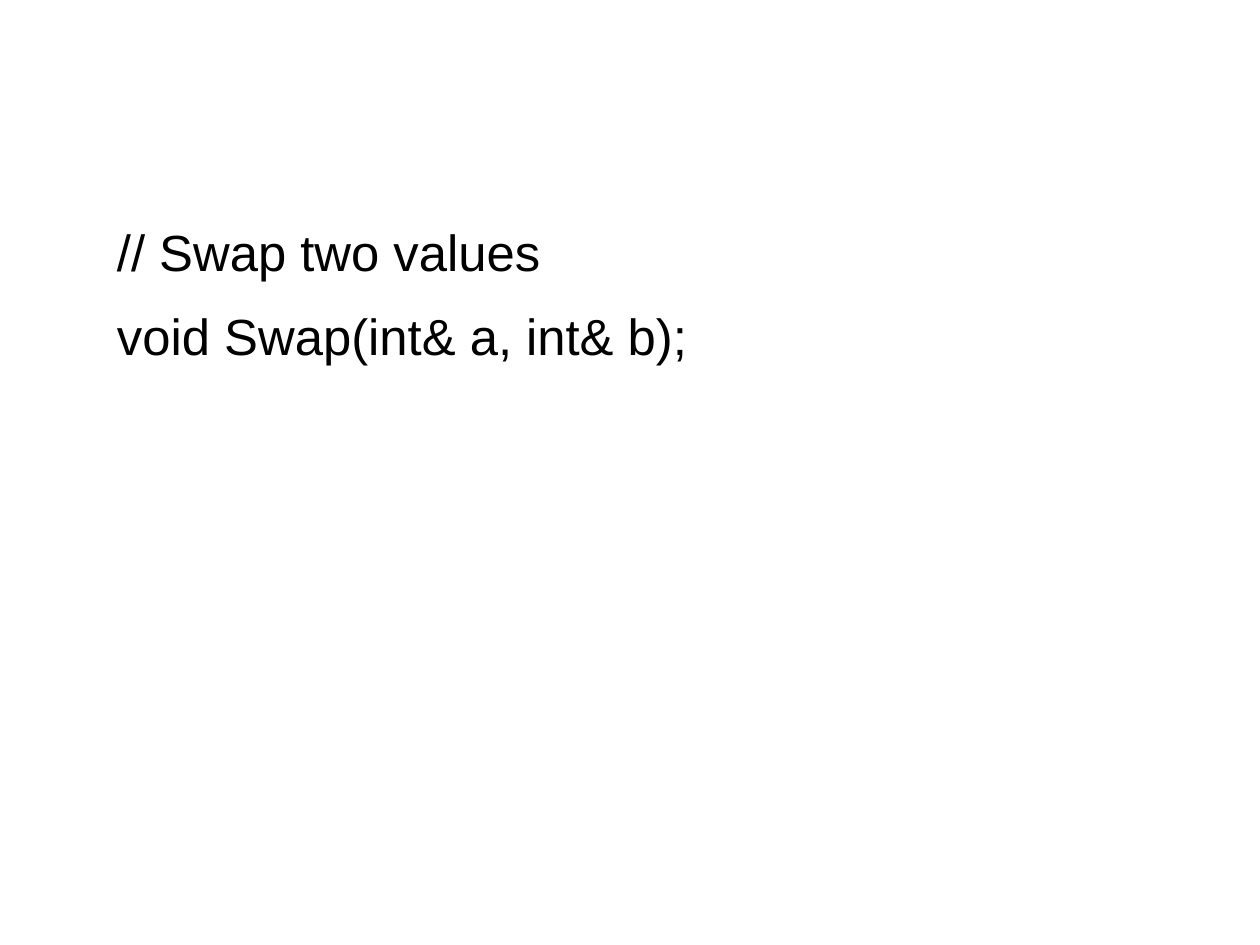
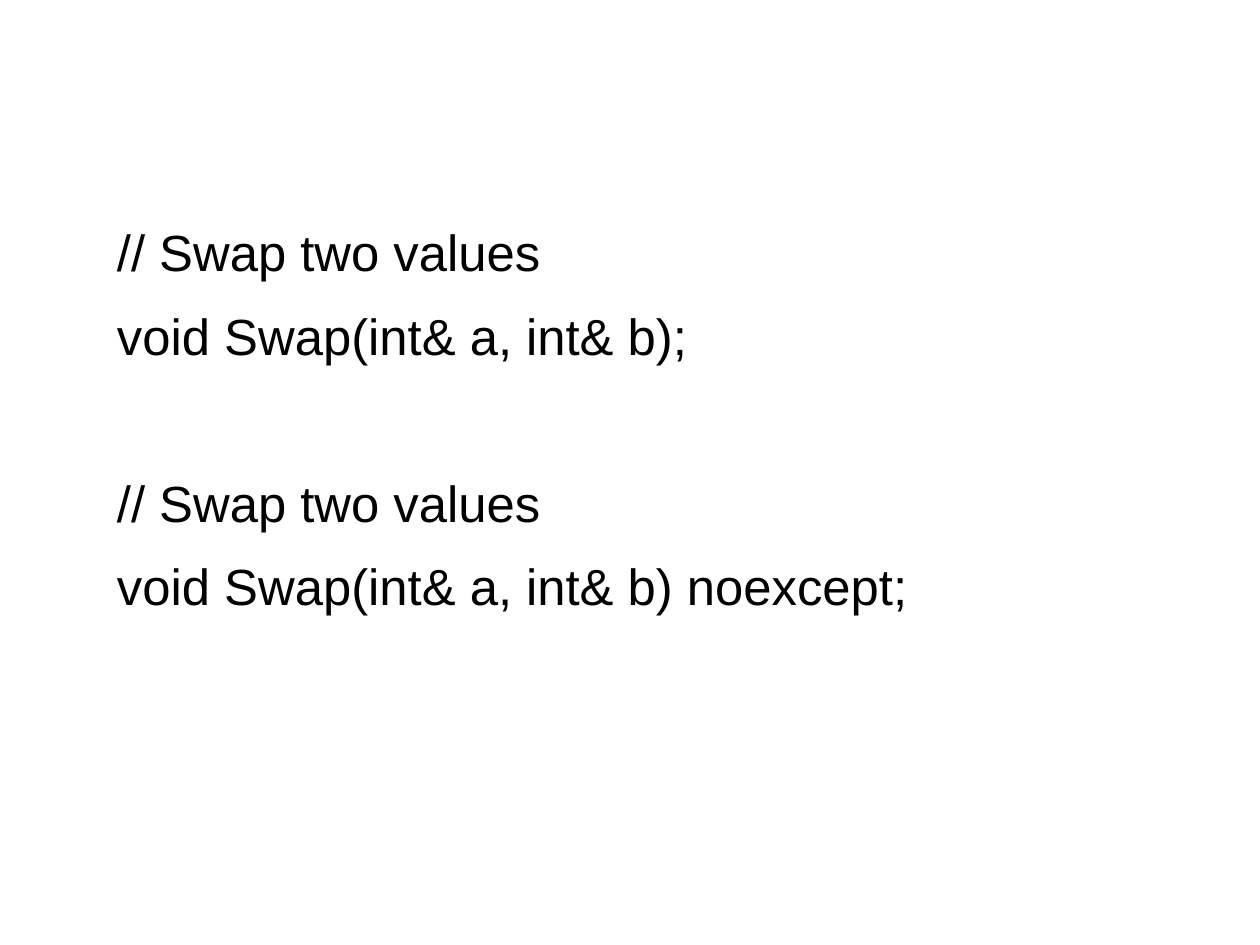
Before and after one commit to richelbilderbeek/CppPresentations, a slide deck: slide 12 of FunctionDesign/FunctionDesign.odp (slide 11 before the commit). Drawn at 1260x945 pixels with LibreOffice and Linux fonts; fonts in the diff are those of the drawing. Boxes give left, top, right and bottom in pixels: in the first picture for what was removed or moved away, otherwise in the second. Text is boxed around its words. In the diff, an @@ line names an element or a change of style, - is before the commit and + after.

```diff
--- a/FunctionDesign/FunctionDesign.odp
+++ b/FunctionDesign/FunctionDesign.odp
@@ text at (117,485,907,616): paragraphs added @@
+// Swap two values
+void Swap(int& a, int& b) noexcept;
```
Also in this commit, not shown: 10 other slides changed, 1 slide added.
